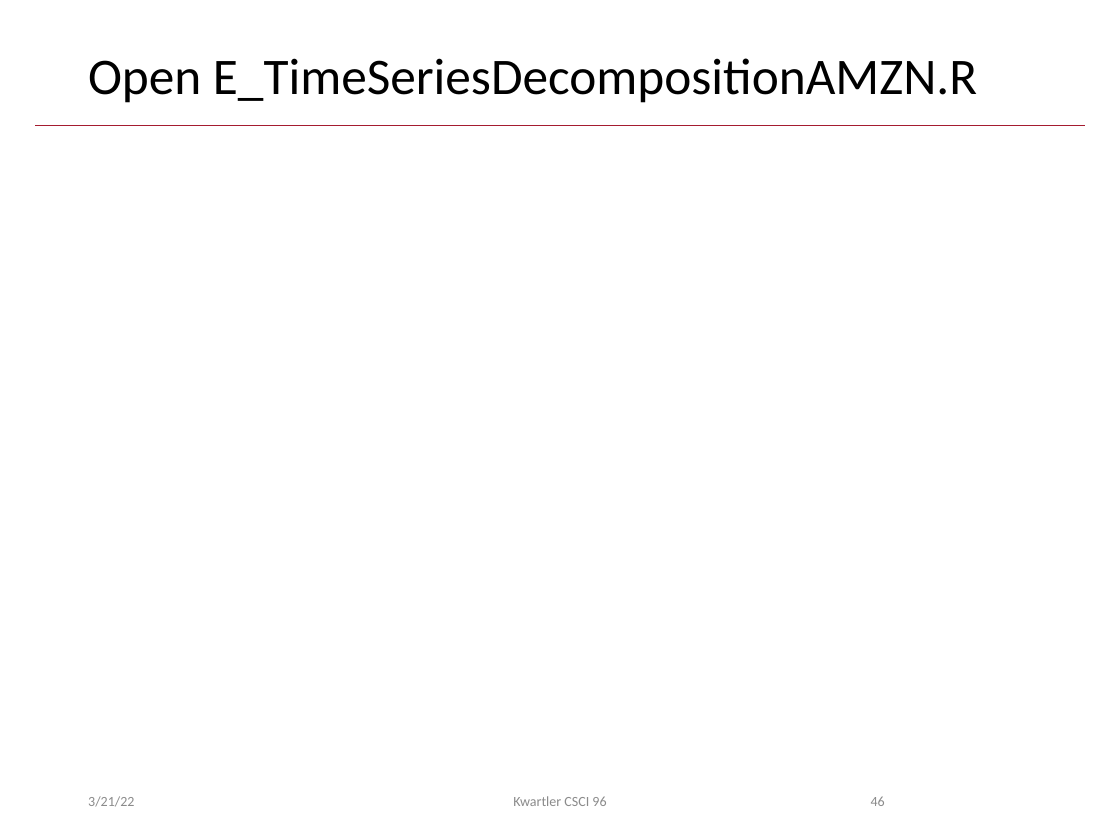
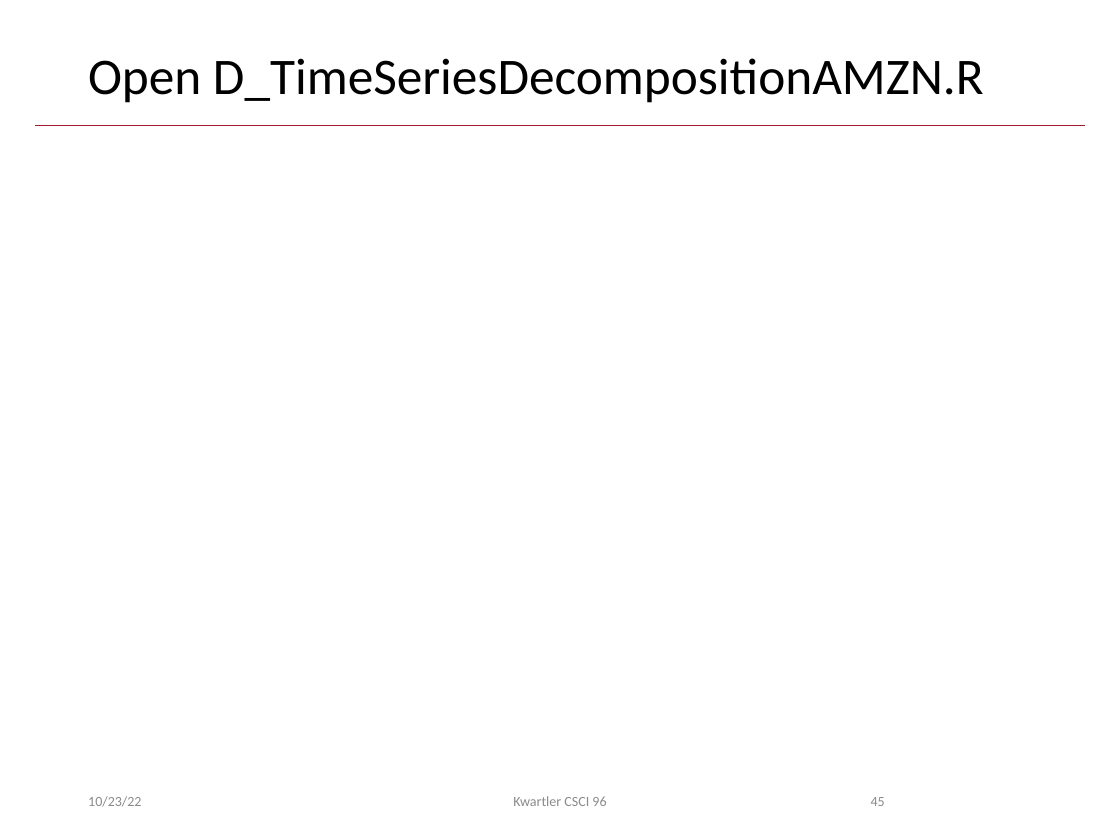
Before and after one commit to kwartler/Harvard_DataMining_Business_Student, a slide deck: slide 45 of Lessons/G_TimeSeries_Equities/A_TimeSeries.pptx (slide 46 before the commit). Drawn at 1120x840 pixels with LibreOffice and Linux fonts; fonts in the diff are those of the drawing; background and template pictures are left out. Boxes give left, top, right and bottom in pixels: in the first picture for what was removed or moved away, otherwise in the second. Text is boxed around its words. In the diff, an @@ line names an element or a change of style, - is before the commit and + after.

```diff
--- a/Lessons/G_TimeSeries_Equities/A_TimeSeries.pptx
+++ b/Lessons/G_TimeSeries_Equities/A_TimeSeries.pptx
@@ title at [88, 58, 984, 103]: text changed @@
-Open E_TimeSeriesDecompositionAMZN.R
+Open D_TimeSeriesDecompositionAMZN.R
@@ text at [88, 796, 141, 807]: text changed @@
-3/21/22
+10/23/22
```
Also in this commit, not shown: 50 other slides changed, 1 slide removed.
